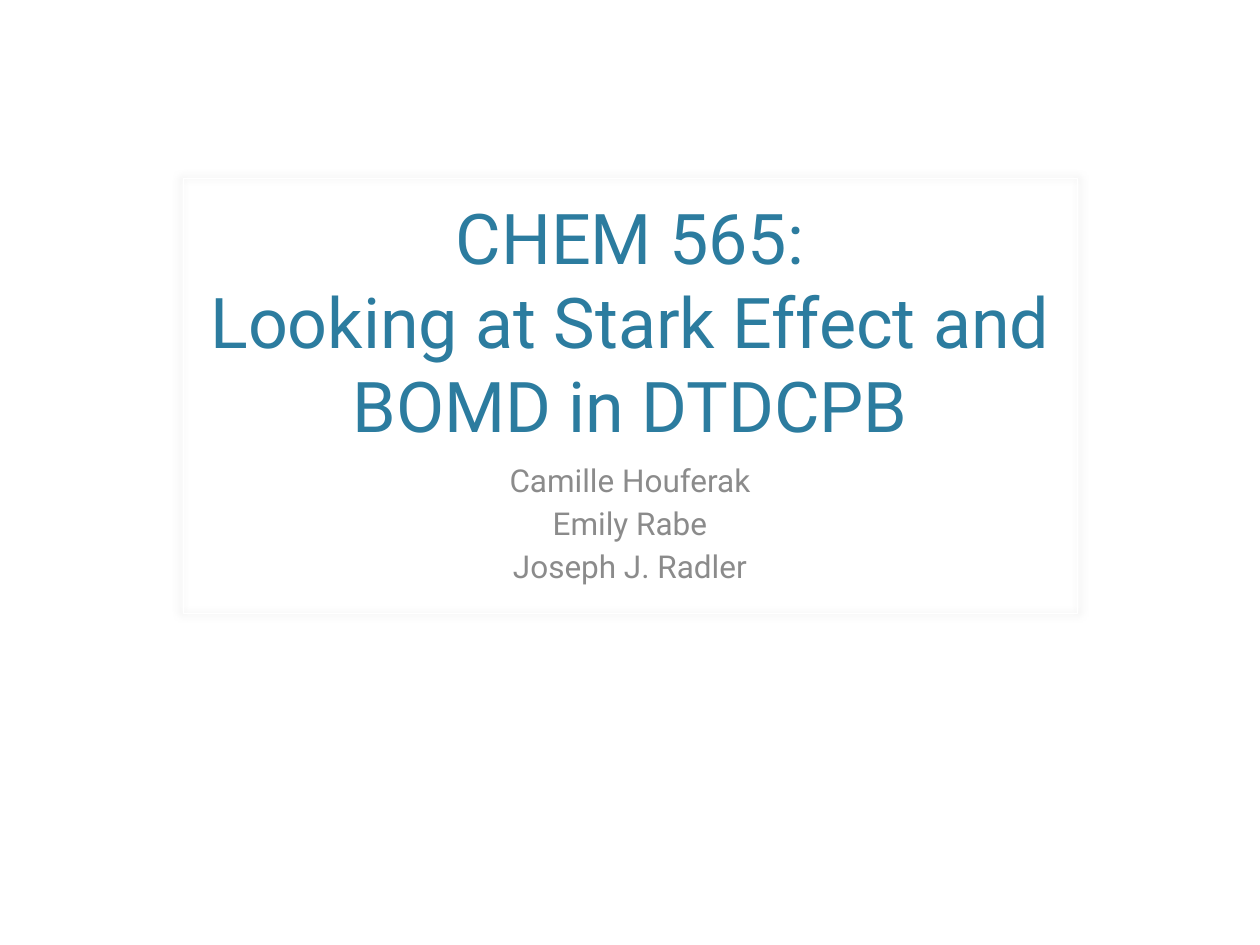
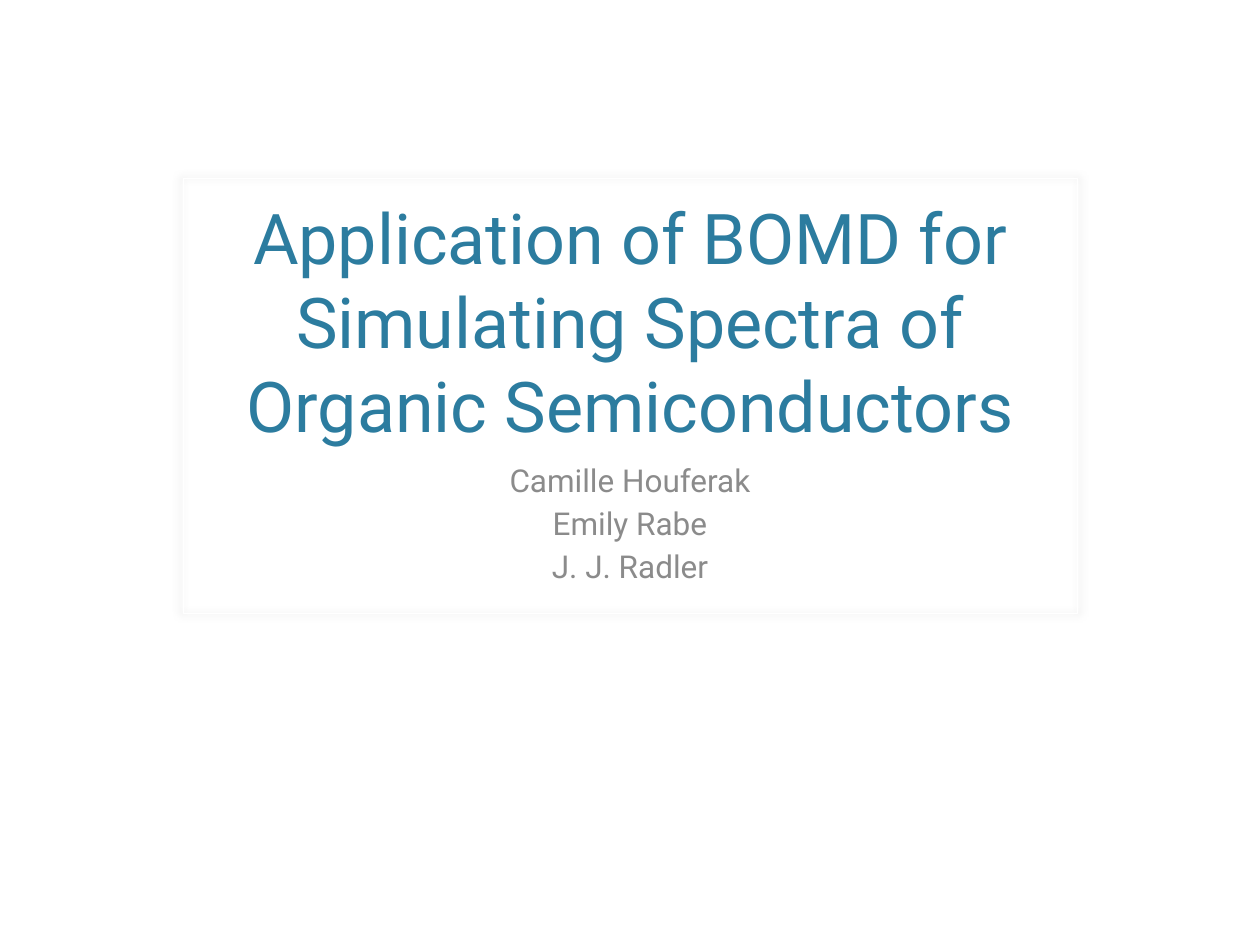
Before and after one commit to jjradler/565projectSp16, a slide deck: slide 1 of 565Presentation.pptx. Drawn at 1260x945 pixels with LibreOffice and Linux fonts; fonts in the diff are those of the drawing; background and template pictures are left out. Boxes give left, top, right and bottom in pixels: in the first picture for what was removed or moved away, otherwise in the second. Text is boxed around its words. In the diff, an @@ line names an element or a change of style, - is before the commit and + after.

Commit message:
added some slides and changed the title a little bit.

```diff
--- a/565Presentation.pptx
+++ b/565Presentation.pptx
@@ title at [247,211,1013,447]: text changed @@
-CHEM 565:
-Looking at Stark Effect and BOMD in DTDCPB
+Application of BOMD for Simulating Spectra of Organic Semiconductors
@@ subtitle at [552,554,708,578]: text changed @@
-Joseph J. Radler
+J. J. Radler
```
Also in this commit, not shown: 3 slides added.
